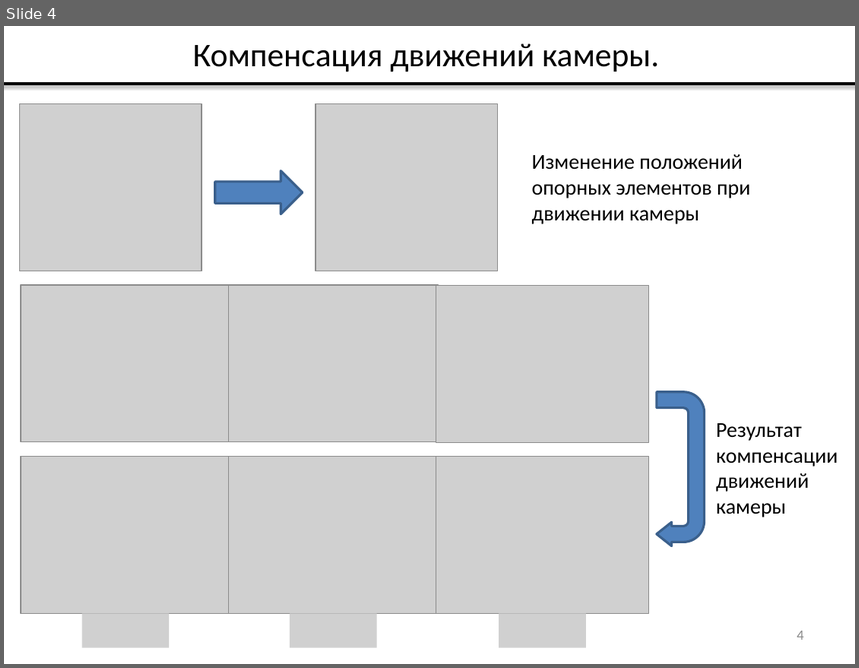
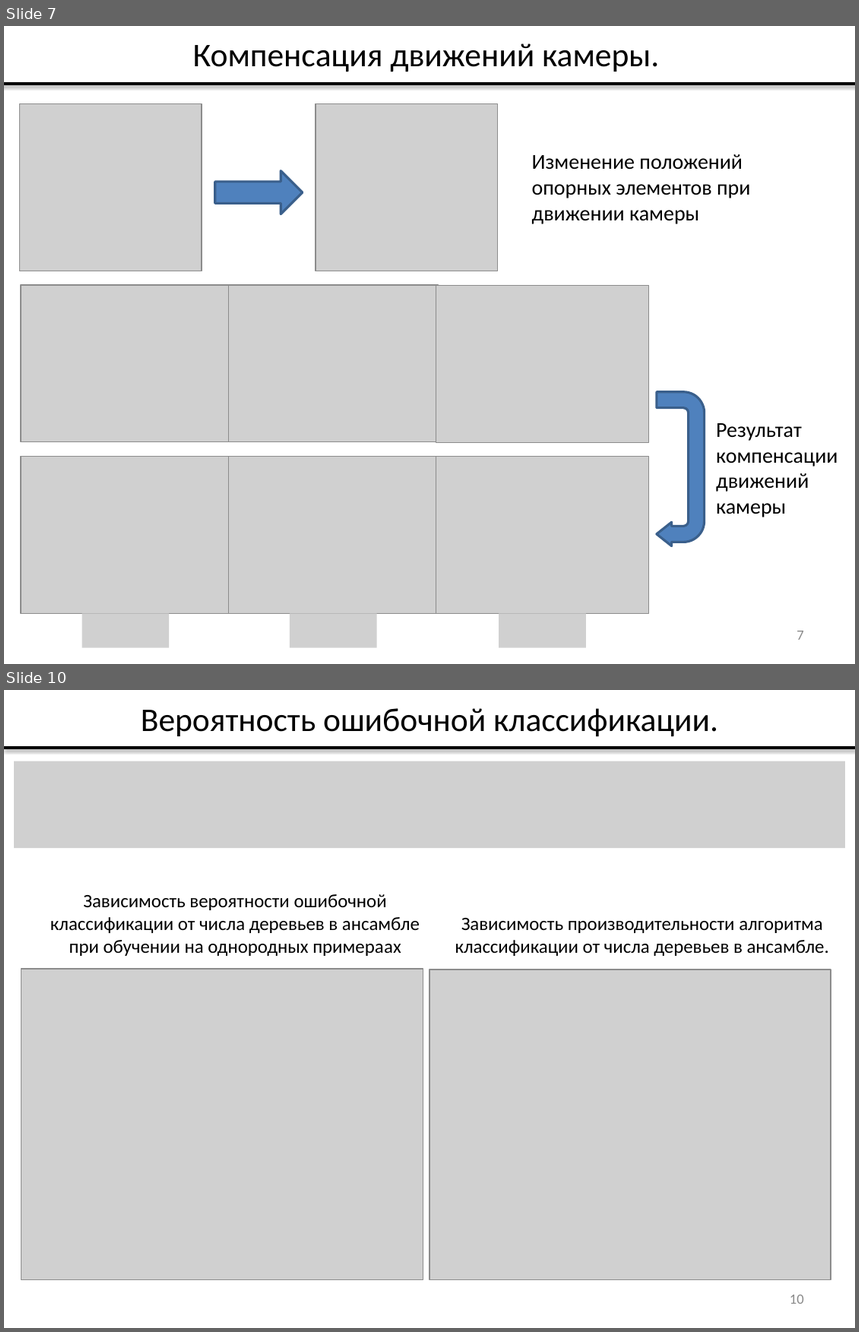
Before and after one commit to vladdimakov/cv2, a slide deck: ВКР/Презентация_Димаков_В.С._МП-40.pptx. Shown one above the other, each under a label of ours: slide 4 before the commit, slides 7 and 10 after it; the slides between them are not shown. The pictures are 859x668 and 859x1332 pixels, drawn with LibreOffice and Linux fonts; fonts in the diff are those of the drawing; grey boxes stand for pictures. Boxes give left, top, right and bottom in pixels: in the first picture for what was removed or moved away, otherwise in the second. Text is boxed around its words. In the diff, an @@ line names an element or a change of style, - is before the commit and + after.

```diff
--- a/ВКР/Презентация_Димаков_В.С._МП-40.pptx
+++ b/ВКР/Презентация_Димаков_В.С._МП-40.pptx
@@ slide 10 added at <box>4,690,855,1328</box>, background #FFFFFF @@
@@ title added at <box>141,708,718,736</box>, 28 pt, text #000000 @@
+Вероятность ошибочной классификации.
@@ line added from (4, 748) to (855, 748), #000000 2 pt @@
@@ picture added at <box>14,761,845,848</box> @@
@@ text added at <box>50,894,420,956</box>, 16 pt, text #000000 @@
+Зависимость вероятности ошибочной классификации от числа деревьев в ансамбле при обучении на однородных примераaх
@@ text added at <box>455,918,829,956</box>, 16 pt, text #000000 @@
+Зависимость производительности алгоритма классификации от числа деревьев в ансамбле.
@@ picture added at <box>21,969,423,1281</box> @@
@@ picture added at <box>430,970,831,1281</box> @@
@@ page number added at <box>790,1295,804,1304</box>, 12 pt, text #898989 @@
+10
@@ what was slide 4 is now slide 7 @@
@@ page number at <box>797,631,804,640</box>: text changed @@
-4
+7
```
Also in this commit, not shown: 2 slides changed, 8 other slides added, 1 slide removed.
